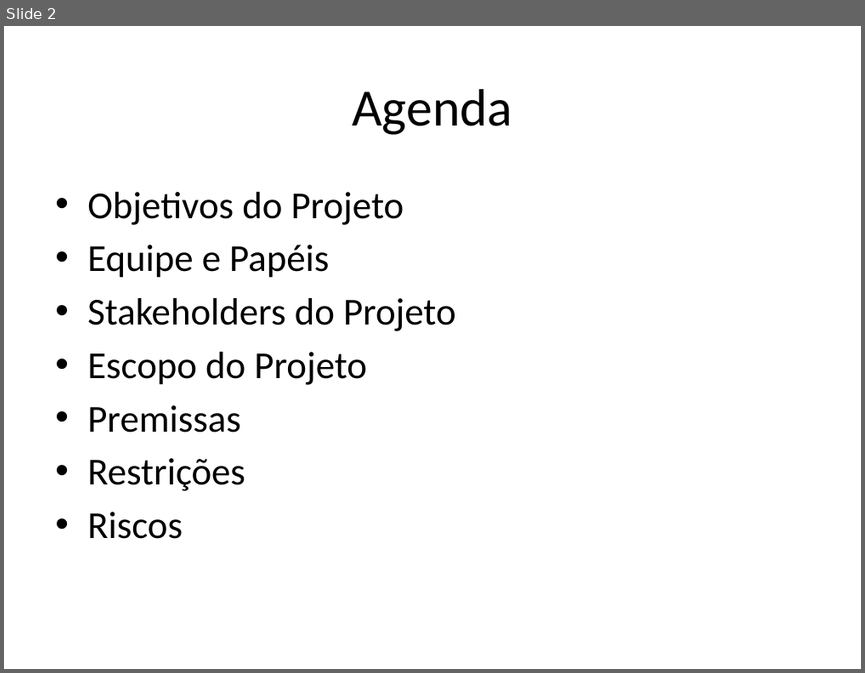
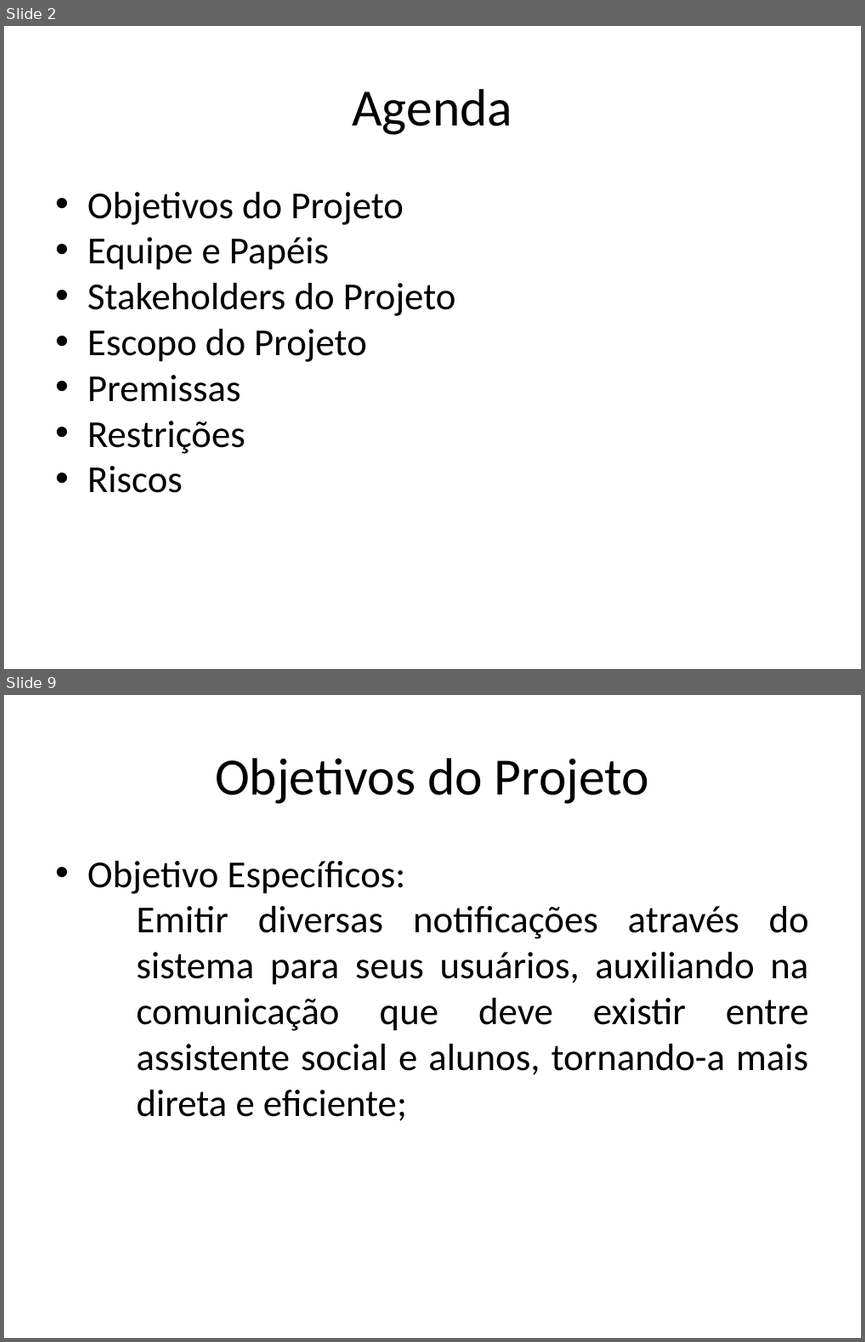
Before and after one commit to amslv/SIGEAS, a slide deck: 01-PROJETO-2015.2/01-GERENCIA DE PROJETO/Plano_de_Projeto.pptx. Shown one above the other, each under a label of ours: slide 2 before the commit, slides 2 and 9 after it; the slides between them are not shown. The pictures are 865x673 and 865x1342 pixels, drawn with LibreOffice and Linux fonts; fonts in the diff are those of the drawing. Boxes give left, top, right and bottom in pixels: in the first picture for what was removed or moved away, otherwise in the second. Text is boxed around its words. In the diff, an @@ line names an element or a change of style, - is before the commit and + after.

Commit message:
Versão 0.1 do Plano de Projeto

```diff
--- a/01-PROJETO-2015.2/01-GERENCIA DE PROJETO/Plano_de_Projeto.pptx
+++ b/01-PROJETO-2015.2/01-GERENCIA DE PROJETO/Plano_de_Projeto.pptx
@@ slide 9 added at (x1=4, y1=695, x2=861, y2=1338), background #FFFFFF @@
@@ text added at (x1=215, y1=758, x2=649, y2=804), 44 pt, text #000000 @@
+Objetivos do Projeto
@@ text added at (x1=87, y1=861, x2=809, y2=1121), 32 pt, text #000000 @@
+• Objetivo Específicos:
+  − Emitir diversas notificações através do sistema para seus usuários, auxiliando na comunicação que deve existir entre assistente social e alunos, tornando-a mais direta e eficiente;
@@ slide 2 changed as well @@
@@ text "Objetivos do Projeto" at (x1=87, y1=192, x2=456, y2=493): indent changed; less space between paragraphs @@
```
Also in this commit, not shown: 8 other slides changed, 7 other slides added, 2 other files.
